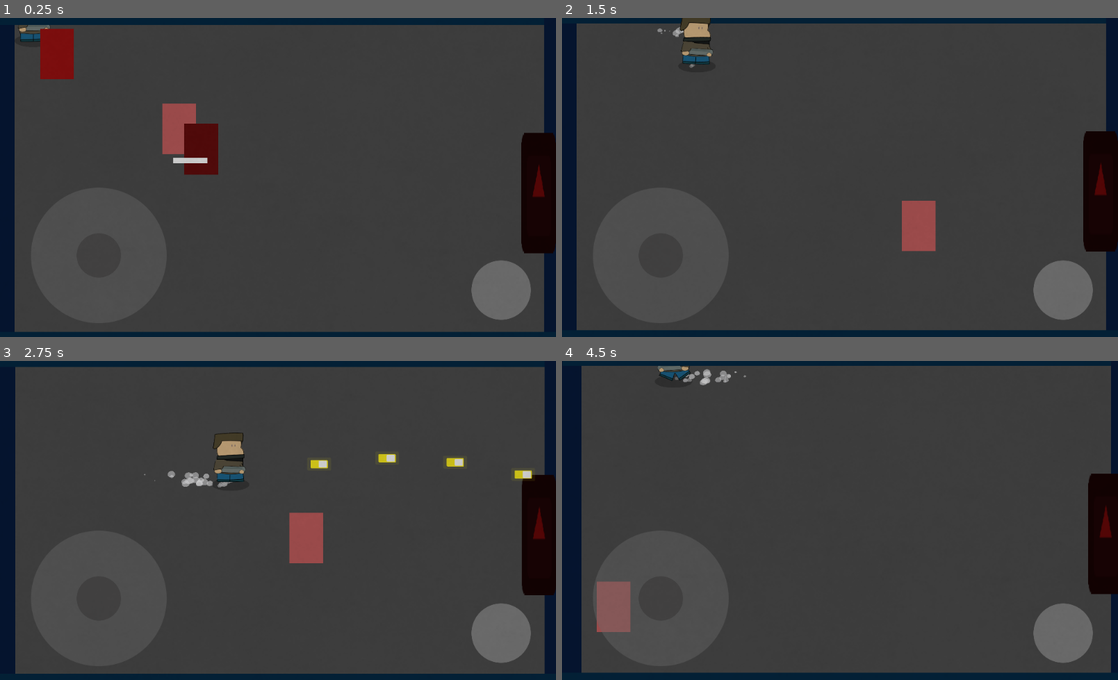
Above: before the commit, frames 1-4 (two rows, left to right).
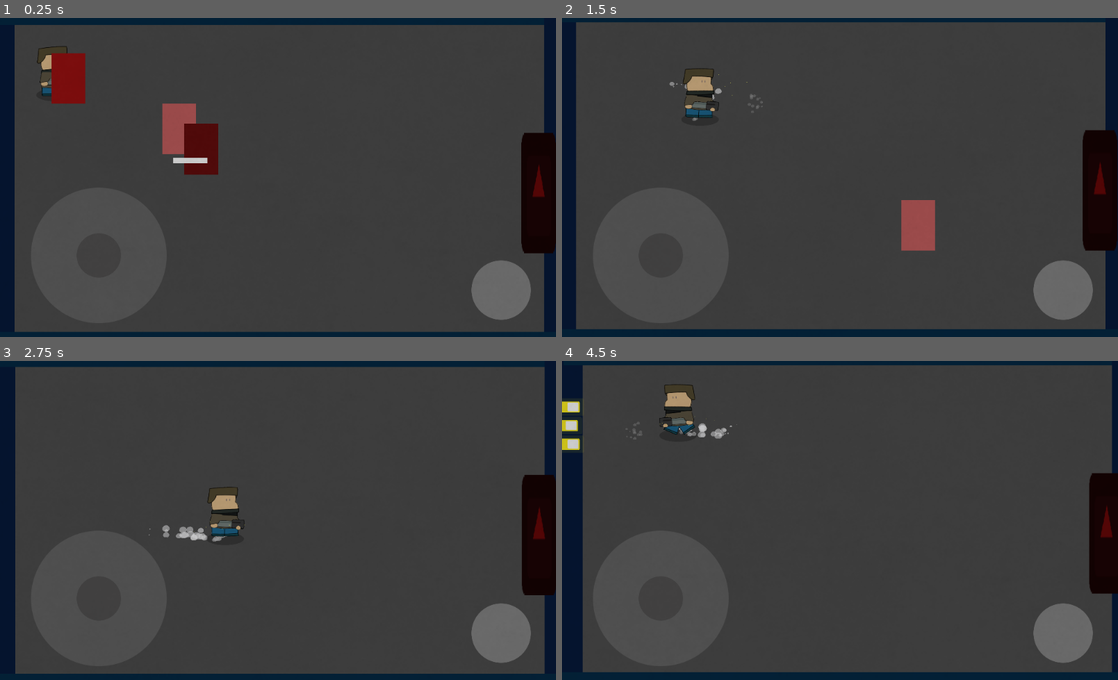
Above: after the commit, the same moments.

Repository: gath-thee-thaw/gohome-thegame
Game: Godot game, scene res://levels/level_1.tscn
The game is run twice, just before and just after one commit, with the same random seed, the same clock (stepped at 60 frames per second) and the same inputs. The engine's default icon, where the game draws it, is replaced by a stand-in: a white triangle on a blue panel in a dark square.
Inputs (mouse positions are in pixels of both pictures, inside the frame that each line leads up to):
- Up to frame 1 (0.25 s): no input
- Up to frame 2 (1.5 s): move the mouse to (962, 164) at 0.52 s; press the mouse at (962, 164) at 0.53 s; hold D (right) 0.53-1.28 s; move the mouse to (728, 196) at 1.27 s; release the mouse at (728, 196) at 1.28 s; hold S (down) from 1.28 s (still down); click (728, 196) at 1.35 s
- Up to frame 3 (2.75 s): move the mouse to (333, 453) at 2.02 s; release S (down) at 2.03 s; press the mouse at (333, 453) at 2.03 s; hold D (right) from 2.03 s (still down)
- Up to frame 4 (4.5 s): move the mouse to (812, 587) at 2.77 s; release D (right) at 2.78 s; release the mouse at (812, 587) at 2.78 s; hold W (up) 2.78-3.53 s; click (812, 587) at 2.85 s; move the mouse to (1006, 571) at 3.52 s; press the mouse at (1006, 571) at 3.53 s; hold A (left) from 3.53 s (still down); move the mouse to (673, 475) at 4.27 s; release the mouse at (673, 475) at 4.28 s; click (673, 475) at 4.35 s

The runs differ from the first frame. In frame 1, 1.5% of the frame differs, in the area x 3-16%, y 2-27%; in frame 2, 2.2%; in frame 3, 2.8%; in frame 4, 3.2%, in the area x 0-100%, y 1-98%.

Commit message:
SMG and Shotgun done
added noise map screenshake

Diff:
--- a/Scripts/Camera2D.gd
+++ b/Scripts/Camera2D.gd
@@ -8,9 +8,11 @@
 var rng = RandomNumberGenerator.new()
 
 export var decay = 1.0  # How quickly the shaking stops [0, 1].
-export var max_offset = Vector2(100, 75)  # Maximum hor/ver shake in pixels.
+export var max_offset = Vector2(50, 50)  # Maximum hor/ver shake in pixels.
 export var max_roll = 0.1  # Maximum rotation in radians (use sparingly).
 export (NodePath) var target  # Assign the node this camera will follow.
+onready var noise = OpenSimplexNoise.new()
+var noise_y = 0
 
 var trauma = 0.0  # Current shake strength.
 var trauma_power = 2  # Trauma exponent. Use [2, 3].
@@ -26,9 +28,11 @@
 	timer.start()
 
 	randomize()
+	noise.seed = randi()
+	noise.period = 4
+	noise.octaves = 2
 
-
-func _physics_process(delta):
+func _process(delta):
 	time += delta
 	var movement = Vector2(cos(time*frequency)*amplitude_x,sin(time*frequency)*amplitude_y)
 	position += movement * delta
@@ -44,10 +48,11 @@
 	amplitude_y = rng.randf_range(-amplitude, amplitude)
 
 func add_trauma(amount):
+	print(amount)
 	trauma = min(trauma + amount, 1.0)
 func shake():
 	var amount = pow(trauma, trauma_power)
-
-	rotation = max_roll * amount * rand_range(-1, 1)
-	offset.x = max_offset.x * amount * rand_range(-1, 1)
-	offset.y = max_offset.y * amount * rand_range(-1, 1)
+	noise_y += 1
+	rotation = max_roll * amount * noise.get_noise_2d(noise.seed, noise_y)
+	offset.x = max_offset.x * amount * noise.get_noise_2d(noise.seed*2, noise_y)
+	offset.y = max_offset.y * amount * noise.get_noise_2d(noise.seed*3, noise_y)
--- a/Scripts/Player.gd
+++ b/Scripts/Player.gd
@@ -40,7 +40,6 @@
 			apply_scale(Vector2(-1,1))
 			flip = true
 
-
 	#Animation
 	if direction.length() != 0:
 		$AnimationPlayer.play("Run")
--- a/Scripts/SMG.gd
+++ b/Scripts/SMG.gd
@@ -19,3 +19,6 @@
 	bul.position = $SpawnPoint.global_position
 	get_tree().root.add_child(bul)
 	bul.playerFlip = get_parent().get_parent().get_parent().flip
+
+func shake_camera():
+	Global.camera.add_trauma(0.21)
--- a/Scripts/ShotGun.gd
+++ b/Scripts/ShotGun.gd
@@ -1,16 +1,16 @@
 extends Node2D
 
 var bullet = load("res://scenes/Bullets/bulletShotGun.tscn")
-var shootDelay = .5
+var shootDelay = .6
 var timer = 0
 var backStep = 1000
 var backStepPos
 
-onready var playerNode
+onready var playerNode = Global.player
 
 func _process(delta):
-	playerNode = Global.player
-
+	if !Input.is_action_pressed("shoot"):
+		$AnimationPlayer.play("RESET")
 	if Input.is_action_just_pressed("shoot"):
 		if timer <= 0:
 			Shoot()
@@ -26,30 +26,31 @@
 		timer -= delta
 
 func Shoot():
-	$SpawnPoint/CPUParticles2D.set_emitting(true)
-	Global.camera.add_trauma(0.35)
 	shotgun_knockback()
 	var bul = bullet.instance()
 	bul.position = $SpawnPoint.global_position
 	get_tree().root.add_child(bul)
 	bul.playerFlip = playerNode.flip
-	bul.direction = ($SpawnPoint/shot1.position - $SpawnPoint.position).normalized()
+	bul.direction = -($SpawnPoint/shot1.position + position).normalized()
 	bul.spawnPoint = $SpawnPoint.global_position
 
 	var bul2 = bullet.instance()
 	bul2.position = $SpawnPoint.global_position
 	get_tree().root.add_child(bul2)
 	bul2.playerFlip = playerNode.flip
-	bul2.direction = ($SpawnPoint/shot2.position - $SpawnPoint.position).normalized()
+	bul2.direction = -($SpawnPoint/shot2.position + position).normalized()
 	bul2.spawnPoint = $SpawnPoint.global_position
 
 	var bul3 = bullet.instance()
 	bul3.position = $SpawnPoint.global_position
 	get_tree().root.add_child(bul3)
 	bul3.playerFlip = playerNode.flip
-	bul3.direction = ($SpawnPoint/shot3.position - $SpawnPoint.position).normalized()
+	bul3.direction = -($SpawnPoint/shot3.position + position).normalized()
 	bul3.spawnPoint = $SpawnPoint.global_position
 
 func shotgun_knockback():
 	$AnimationPlayer.play("ShotgunShoot")
 	pass
+
+func camera_shake():
+	Global.camera.add_trauma(0.35)
--- a/levels/level_1.tscn
+++ b/levels/level_1.tscn
@@ -26,6 +26,7 @@
 [node name="YSort" type="YSort" parent="."]
 
 [node name="Player" parent="YSort" instance=ExtResource( 4 )]
+position = Vector2( 100, 100 )
 
 [node name="enemy1" parent="YSort" instance=ExtResource( 5 )]
 
--- a/project.godot
+++ b/project.godot
@@ -48,12 +48,19 @@
 shoot={
 "deadzone": 0.5,
 "events": [ Object(InputEventMouseButton,"resource_local_to_scene":false,"resource_name":"","device":0,"alt":false,"shi …(212 unchanged characters)…
+, Object(InputEventKey,"resource_local_to_scene":false,"resource_name":"","device":0,"alt":false,"shift":false,"control":false,"meta":false,"command":false,"pressed":false,"scancode":32,"physical_scancode":0,"unicode":0,"echo":false,"script":null)
  ]
 }
 
 [input_devices]
 
 pointing/emulate_touch_from_mouse=true
+
+[layer_names]
+
+2d_physics/layer_1="player"
+2d_physics/layer_2="bullets"
+2d_physics/layer_3="enemies"
 
 [physics]
 
--- a/scenes/Bullets/bullet.tscn
+++ b/scenes/Bullets/bullet.tscn
@@ -28,6 +28,8 @@
 extents = Vector2( 6, 3 )
 
 [node name="bullet" type="KinematicBody2D"]
+collision_layer = 2
+collision_mask = 4
 script = SubResource( 6 )
 
 [node name="CollisionShape2D" type="CollisionShape2D" parent="."]
--- a/scenes/Bullets/bulletSMG.tscn
+++ b/scenes/Bullets/bulletSMG.tscn
@@ -7,6 +7,8 @@
 extents = Vector2( 6, 3 )
 
 [node name="bulletSMG" type="Area2D"]
+collision_layer = 2
+collision_mask = 4
 script = ExtResource( 1 )
 
 [node name="CollisionShape2D" type="CollisionShape2D" parent="."]
--- a/scenes/Bullets/bulletShotGun.tscn
+++ b/scenes/Bullets/bulletShotGun.tscn
@@ -7,6 +7,8 @@
 extents = Vector2( 1.5, 1 )
 
 [node name="bulletShotGun" type="Area2D" groups=["bullet"]]
+collision_layer = 2
+collision_mask = 4
 script = ExtResource( 1 )
 
 [node name="ColorRect" type="ColorRect" parent="."]
--- a/scenes/Enemies/enemy1.tscn
+++ b/scenes/Enemies/enemy1.tscn
@@ -7,6 +7,8 @@
 
 [node name="enemy1" type="Area2D" groups=["enemy"]]
 position = Vector2( 264, 168 )
+collision_layer = 4
+collision_mask = 3
 script = ExtResource( 1 )
 
 [node name="CollisionShape2D" type="CollisionShape2D" parent="." groups=["enemy"]]
--- a/scenes/Enemies/enemy2.tscn
+++ b/scenes/Enemies/enemy2.tscn
@@ -7,6 +7,8 @@
 
 [node name="enemy2" type="Area2D" groups=["enemy"]]
 position = Vector2( 141, 118 )
+collision_layer = 4
+collision_mask = 3
 script = ExtResource( 1 )
 
 [node name="CollisionShape2D" type="CollisionShape2D" parent="."]
--- a/scenes/Enemies/enemy3.tscn
+++ b/scenes/Enemies/enemy3.tscn
@@ -7,6 +7,8 @@
 
 [node name="enemy3" type="Area2D" groups=["enemy"]]
 position = Vector2( 371, 314 )
+collision_layer = 4
+collision_mask = 3
 script = ExtResource( 1 )
 
 [node name="CollisionShape2D" type="CollisionShape2D" parent="."]
--- a/scenes/Guns/SMG.tscn
+++ b/scenes/Guns/SMG.tscn
@@ -46,10 +46,22 @@
 "update": 1,
 "values": [ false ]
 }
+tracks/3/type = "value"
+tracks/3/path = NodePath("gunSparksParticles:emitting")
+tracks/3/interp = 1
+tracks/3/loop_wrap = true
+tracks/3/imported = false
+tracks/3/enabled = true
+tracks/3/keys = {
+"times": PoolRealArray( 0 ),
+"transitions": PoolRealArray( 1 ),
+"update": 1,
+"values": [ false ]
+}
 
 [sub_resource type="Animation" id=2]
 resource_name = "SMGshoot"
-length = 2.0
+length = 1.6
 tracks/0/type = "value"
 tracks/0/path = NodePath("SMGsound:playing")
 tracks/0/interp = 1
@@ -82,12 +94,66 @@
 "points": PoolRealArray( 0, -0.25, 0, 0.25, 0 ),
 "times": PoolRealArray( 0 )
 }
+tracks/3/type = "value"
+tracks/3/path = NodePath("gunSparksParticles:emitting")
+tracks/3/interp = 1
+tracks/3/loop_wrap = true
+tracks/3/imported = false
+tracks/3/enabled = true
+tracks/3/keys = {
+"times": PoolRealArray( 0 ),
+"transitions": PoolRealArray( 1 ),
+"update": 1,
+"values": [ true ]
+}
+tracks/4/type = "method"
+tracks/4/path = NodePath(".")
+tracks/4/interp = 1
+tracks/4/loop_wrap = true
+tracks/4/imported = false
+tracks/4/enabled = true
+tracks/4/keys = {
+"times": PoolRealArray( 0, 0.2, 0.4, 0.6, 0.8, 1, 1.2, 1.4 ),
+"transitions": PoolRealArray( 1, 1, 1, 1, 1, 1, 1, 1 ),
+"values": [ {
+"args": [  ],
+"method": "shake_camera"
+}, {
+"args": [  ],
+"method": "shake_camera"
+}, {
+"args": [  ],
+"method": "shake_camera"
+}, {
+"args": [  ],
+"method": "shake_camera"
+}, {
+"args": [  ],
+"method": "shake_camera"
+}, {
+"args": [  ],
+"method": "shake_camera"
+}, {
+"args": [  ],
+"method": "shake_camera"
+}, {
+"args": [  ],
+"method": "shake_camera"
+} ]
+}
+
+[sub_resource type="CanvasItemMaterial" id=4]
+blend_mode = 1
+
+[sub_resource type="Gradient" id=6]
+offsets = PoolRealArray( 0.325758, 1 )
+colors = PoolColorArray( 1, 1, 1, 1, 1, 1, 1, 0 )
 
 [node name="SMG" type="Node2D"]
 script = ExtResource( 1 )
 
 [node name="SpawnPoint" type="Node2D" parent="."]
-position = Vector2( 61, 1 )
+position = Vector2( 40, 16 )
 
 [node name="SMG" type="AnimatedSprite" parent="."]
 scale = Vector2( 0.4, 0.4 )
@@ -99,3 +165,22 @@
 
 [node name="SMGsound" type="AudioStreamPlayer2D" parent="."]
 stream = ExtResource( 3 )
+
+[node name="gunSparksParticles" type="CPUParticles2D" parent="."]
+material = SubResource( 4 )
+use_parent_material = true
+position = Vector2( 40, 16 )
+emitting = false
+amount = 10
+local_coords = false
+emission_shape = 1
+emission_sphere_radius = 6.0
+direction = Vector2( 10, 0 )
+spread = 20.0
+gravity = Vector2( 0, 0 )
+initial_velocity = 100.0
+initial_velocity_random = 0.12
+scale_amount = 1.1
+scale_amount_random = 1.0
+color = Color( 0.996078, 1, 0.423529, 1 )
+color_ramp = SubResource( 6 )
--- a/scenes/Guns/ShotGun.tscn
+++ b/scenes/Guns/ShotGun.tscn
@@ -43,6 +43,30 @@
 "points": PoolRealArray( 0, -0.25, 0, 0.25, 0 ),
 "times": PoolRealArray( 0 )
 }
+tracks/2/type = "value"
+tracks/2/path = NodePath("SpawnPoint/gunSparksParticles:emitting")
+tracks/2/interp = 1
+tracks/2/loop_wrap = true
+tracks/2/imported = false
+tracks/2/enabled = true
+tracks/2/keys = {
+"times": PoolRealArray( 0 ),
+"transitions": PoolRealArray( 1 ),
+"update": 1,
+"values": [ false ]
+}
+tracks/3/type = "value"
+tracks/3/path = NodePath("SpawnPoint/smokeParticles:emitting")
+tracks/3/interp = 1
+tracks/3/loop_wrap = true
+tracks/3/imported = false
+tracks/3/enabled = true
+tracks/3/keys = {
+"times": PoolRealArray( 0 ),
+"transitions": PoolRealArray( 1 ),
+"update": 1,
+"values": [ false ]
+}
 
 [sub_resource type="Animation" id=10]
 resource_name = "ShotgunShoot"
@@ -91,6 +115,51 @@
 "update": 1,
 "values": [ true ]
 }
+tracks/4/type = "value"
+tracks/4/path = NodePath("SpawnPoint/smokeParticles:emitting")
+tracks/4/interp = 1
+tracks/4/loop_wrap = true
+tracks/4/imported = false
+tracks/4/enabled = true
+tracks/4/keys = {
+"times": PoolRealArray( 0, 0.1 ),
+"transitions": PoolRealArray( 1, 1 ),
+"update": 1,
+"values": [ true, false ]
+}
+tracks/5/type = "value"
+tracks/5/path = NodePath("SpawnPoint/gunSparksParticles:emitting")
+tracks/5/interp = 1
+tracks/5/loop_wrap = true
+tracks/5/imported = false
+tracks/5/enabled = true
+tracks/5/keys = {
+"times": PoolRealArray( 0 ),
+"transitions": PoolRealArray( 1 ),
+"update": 1,
+"values": [ true ]
+}
+tracks/6/type = "method"
+tracks/6/path = NodePath(".")
+tracks/6/interp = 1
+tracks/6/loop_wrap = true
+tracks/6/imported = false
+tracks/6/enabled = true
+tracks/6/keys = {
+"times": PoolRealArray( 0 ),
+"transitions": PoolRealArray( 1 ),
+"values": [ {
+"args": [  ],
+"method": "camera_shake"
+} ]
+}
+
+[sub_resource type="CanvasItemMaterial" id=14]
+blend_mode = 1
+
+[sub_resource type="Gradient" id=15]
+offsets = PoolRealArray( 0.325758, 1 )
+colors = PoolColorArray( 1, 1, 1, 1, 1, 1, 1, 0 )
 
 [sub_resource type="Curve" id=12]
 _data = [ Vector2( 0, 0.00568175 ), 0.0, 0.0, 0, 0, Vector2( 0.223881, 1 ), 0.0, 0.0, 0, 0, Vector2( 1, 0 ), 0.0, 0.0, 0, 0 ]
@@ -109,38 +178,59 @@
 anims/ShotgunShoot = SubResource( 10 )
 
 [node name="ShotgunReloadSound" type="AudioStreamPlayer2D" parent="."]
-position = Vector2( 50, -18 )
+position = Vector2( 0, -1 )
 stream = ExtResource( 6 )
 volume_db = -10.0
 
 [node name="ShotgunSound" type="AudioStreamPlayer2D" parent="."]
-position = Vector2( 6, -36 )
 stream = ExtResource( 5 )
 pitch_scale = 2.0
 
 [node name="SpawnPoint" type="Node2D" parent="."]
-position = Vector2( 47, 0 )
-
-[node name="CPUParticles2D" type="CPUParticles2D" parent="SpawnPoint"]
+position = Vector2( 47, 16 )
+
+[node name="gunSparksParticles" type="CPUParticles2D" parent="SpawnPoint"]
+material = SubResource( 14 )
+use_parent_material = true
 emitting = false
-amount = 4
-one_shot = true
+amount = 10
+local_coords = false
+emission_shape = 1
+emission_sphere_radius = 6.0
+direction = Vector2( 10, 0 )
+spread = 20.0
+gravity = Vector2( 0, 0 )
+initial_velocity = 100.0
+initial_velocity_random = 0.12
+scale_amount = 1.1
+scale_amount_random = 1.0
+color = Color( 0.996078, 1, 0.423529, 1 )
+color_ramp = SubResource( 15 )
+
+[node name="smokeParticles" type="CPUParticles2D" parent="SpawnPoint"]
+emitting = false
+amount = 20
+lifetime = 0.4
+explosiveness = 1.0
 randomness = 1.0
 lifetime_randomness = 1.0
 local_coords = false
 texture = ExtResource( 2 )
-gravity = Vector2( 0, -10 )
-initial_velocity = 50.0
-initial_velocity_random = 1.0
-angular_velocity_random = 1.0
-scale_amount = 0.5
+emission_shape = 1
+emission_sphere_radius = 6.0
+spread = 16.0
+gravity = Vector2( 0, -100 )
+initial_velocity = 700.0
+initial_velocity_random = 0.28
+scale_amount = 0.1
 scale_amount_curve = SubResource( 12 )
+color = Color( 1, 1, 1, 0.188235 )
 
 [node name="shot1" type="Node2D" parent="SpawnPoint"]
 position = Vector2( 5, 0 )
 
 [node name="shot2" type="Node2D" parent="SpawnPoint"]
-position = Vector2( 5, 2 )
+position = Vector2( 5, 1 )
 
 [node name="shot3" type="Node2D" parent="SpawnPoint"]
-position = Vector2( 5, -2 )
+position = Vector2( 5, -1 )
--- a/scenes/Player.tscn
+++ b/scenes/Player.tscn
@@ -1,7 +1,7 @@
 [gd_scene load_steps=19 format=2]
 
 [ext_resource path="res://Scenes/joystick.tscn" type="PackedScene" id=1]
-[ext_resource path="res://scenes/Guns/SMG.tscn" type="PackedScene" id=2]
+[ext_resource path="res://scenes/Guns/ShotGun.tscn" type="PackedScene" id=2]
 [ext_resource path="res://Scripts/Player.gd" type="Script" id=3]
 [ext_resource path="res://icon.png" type="Texture" id=4]
 [ext_resource path="res://Assests/Player/player-body_1.png" type="Texture" id=5]
@@ -256,7 +256,7 @@
 
 [node name="Hands" type="Node2D" parent="Sprites"]
 
-[node name="SMG" parent="Sprites/Hands" instance=ExtResource( 2 )]
+[node name="ShotGun" parent="Sprites/Hands" instance=ExtResource( 2 )]
 
 [node name="polla" type="Sprite" parent="."]
 visible = false
Not shown: 1 places in scenes/Guns/SMG.tscn that only renumber resources
Not shown: 1 places in scenes/Guns/ShotGun.tscn that only renumber resources
